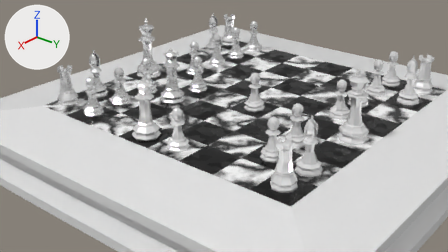
One commit to the Blender file BlenderCourse/Chess Set/Models/ChessScene.blend: the scene before it, then after it.
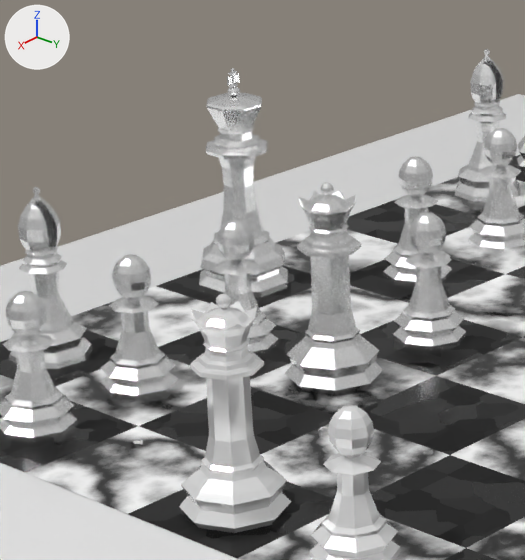
The first picture shows the older version from the file's camera 'Camera'. The close-ups show both versions on the part from 19% to 50% of the width and 0% to 59% of the height of that picture; other places that the commit changed are outside them. Lighting does not change. The marker at upper left points along +X, +Y and +Z.

In view in the first close-up: 'Bishop.002', 'Bishop.003', 'ChessBoard', 'King', 'Pawn', 'Pawn.010', 'Pawn.012', 'Pawn.013', 'Pawn.014', 'Pawn.015', 'Queen', 'Queen.001'.
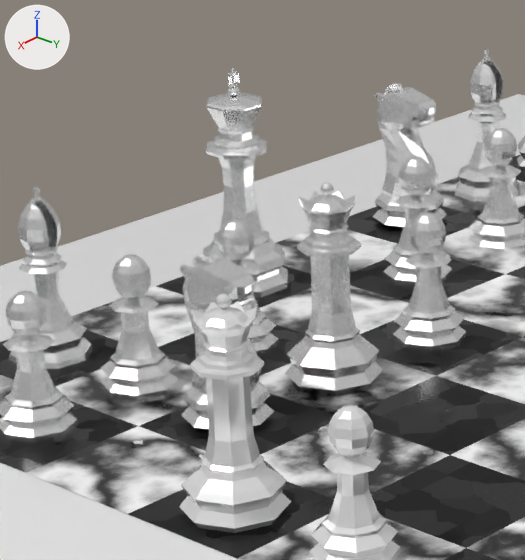
Changed parts and their boxes [x1, y1, x2, y2] in the close-ups (525 x 560 px):
'Knight', shown
    after: [373, 83, 447, 229]
'Knight.001', shown
    after: [180, 253, 274, 431]

The change, as a list of edits to the scene's bpy script:
```text
Change ob_knight:
    remove ob_knight.hide_render = True
Change ob_knight_001:
    remove ob_knight_001.hide_render = True
```
